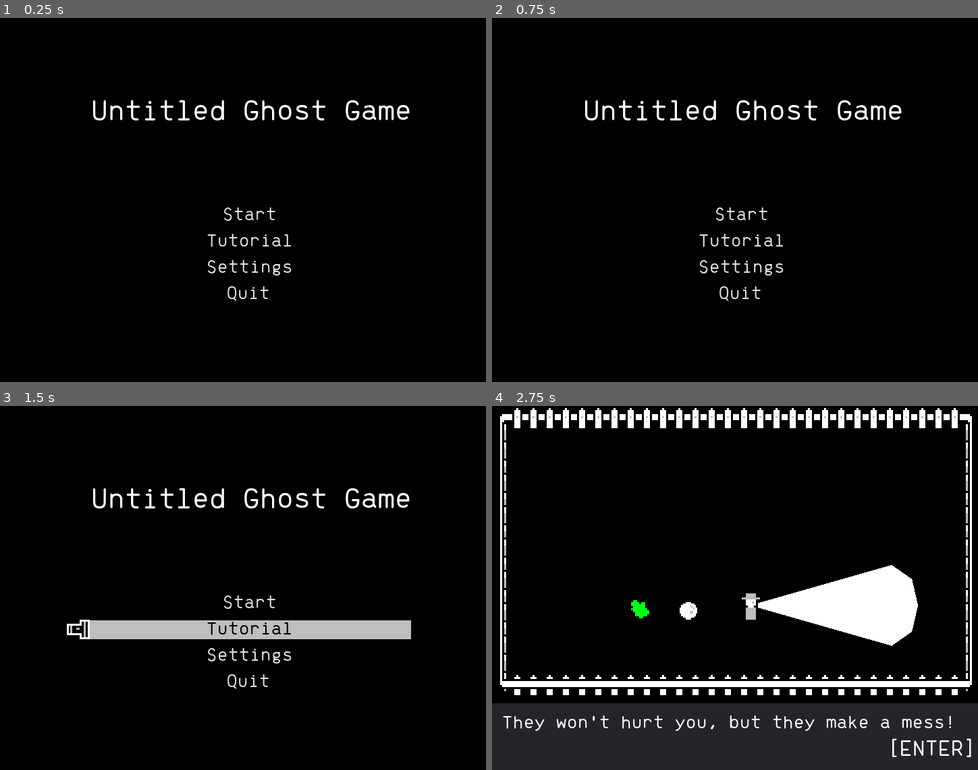
Above: before the commit, frames 1-4 (two rows, left to right).
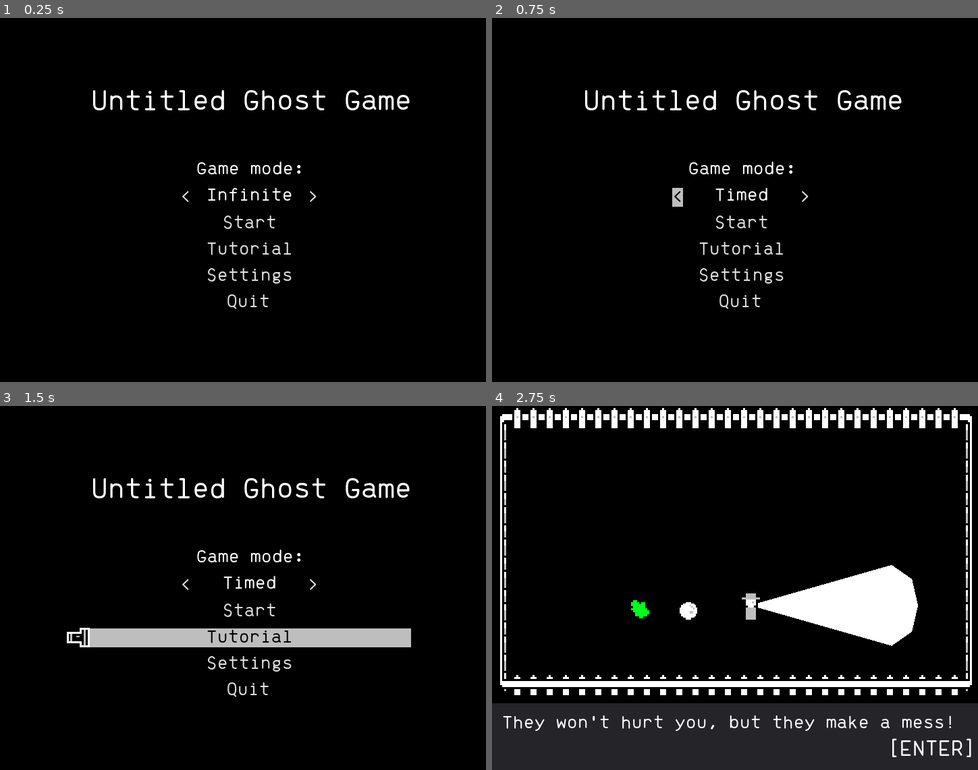
Above: after the commit, the same moments.

Repository: lucille-d/pixelles-2021
Game: Godot game, scene res://scenes/menus/Menu.tscn
Two runs of this game, one before a commit and one after it. Both use one fixed random seed, a clock stepped at 60 frames per second and the inputs below. Sound files missing from this copy of the repository are replaced by a short silence.
Inputs (mouse positions are in pixels of both pictures, inside the frame that each line leads up to):
- Up to frame 1 (0.25 s): no input
- Up to frame 2 (0.75 s): click (676, 196) at 0.5 s, where only the run after the commit has a clickable "<"
- Up to frame 3 (1.5 s): click "Tutorial" at 1.25 s
- Up to frame 4 (2.75 s): tap Enter (ui_accept) at 2, 2.27 s; move the mouse to (841, 569) at 2.02 s; hold D (move_right) from 2.03 s (still down); tap F (activate_light) at 2.1 s

The runs differ from the first frame. In frame 1, 3.1% of the frame differs, in the area x 19-85%, y 19-80%; in frame 2, 3.1%; in frame 3, 6.0%, in the area x 13-85%, y 19-80%; in frame 4, nothing differs.

Commit message:
(feat) added infinite mode

Diff:
--- a/scenes/levels/Game.gd
+++ b/scenes/levels/Game.gd
@@ -1,6 +1,7 @@
 extends Node2D
 
 onready var Ghost = preload("../nodes/Ghost.tscn")
+onready var ui_timer = $GUI/Timer
 onready var ui_timebar = $GUI/TimeBar
 onready var ui_chaosbar = $GUI/ChaosBar
 onready var goo_container = $GooContainer
@@ -13,21 +14,25 @@
 const LEVEL_TIME = 60 # seconds
 var current_time = 0
 var current_difficulty = 1
-const MAX_DIFFICULTY = 4
-const DIFFICULTY_TIER  = LEVEL_TIME / MAX_DIFFICULTY
+const MAX_DIFFICULTY = 8
+const DIFFICULTY_TIER  = 15 #LEVEL_TIME / MAX_DIFFICULTY
 
 const MAX_CHAOS = 100
 var current_chaos = 0
 
 func _ready():
 	Global.connect("pause", self, "on_pause")
+	if Global.game_mode == 1:
+		ui_timebar.show()
+		ui_timer.hide()
 
 func _process(delta):
 	current_time += delta
 	update_difficulty()
 	ui_timebar.value = min(100, current_time * 100 / LEVEL_TIME)
+	ui_timer.text = str(floor(current_time))
 
-	if current_time >= LEVEL_TIME:
+	if Global.game_mode == 1 and current_time >= LEVEL_TIME:
 		Global.end_game(true, current_time)
 
 	ghost_spawn_timer -= delta
--- a/scenes/levels/Game.tscn
+++ b/scenes/levels/Game.tscn
@@ -39,13 +39,29 @@
 
 [node name="GUI" type="CanvasLayer" parent="."]
 
-[node name="TimeBar" parent="GUI" instance=ExtResource( 5 )]
+[node name="Timer" type="Label" parent="GUI"]
+anchor_top = 1.0
+anchor_bottom = 1.0
+margin_left = 3.0
+margin_top = -15.0
+margin_right = 42.0
+margin_bottom = -2.0
+theme = ExtResource( 7 )
+text = "00"
+valign = 2
+__meta__ = {
+"_edit_use_anchors_": false
+}
 
 [node name="ChaosBar" parent="GUI" instance=ExtResource( 5 )]
-margin_left = 13.0
 margin_right = 53.0
 sprite_rect_x = 83
 colored = true
+
+[node name="TimeBar" parent="GUI" instance=ExtResource( 5 )]
+visible = false
+margin_left = 13.0
+margin_right = 53.0
 
 [node name="Controls" type="Panel" parent="GUI"]
 self_modulate = Color( 0, 0, 0, 1 )
--- a/scenes/menus/GameOver.gd
+++ b/scenes/menus/GameOver.gd
@@ -2,11 +2,16 @@
 
 onready var label = $VBoxContainer/Label
 onready var time_label = $VBoxContainer/TimeLabel
+onready var record_label = $VBoxContainer/RecordLabel
 
 func _ready():
-	if Global.has_won:
+	if Global.game_mode == 1 and Global.has_won:
 		label.text = "You made it!"
 	else:
-		label.text = "Slime is everywhere... You lost!"
+		label.text = "Slime is everywhere... It's over!"
 		time_label.text = "Time: " + str(floor(Global.finish_time)) + " seconds"
 		time_label.show()
+
+	if Global.game_mode == 2 and Global.new_record:
+		record_label.modulate = Global.accent_color
+		record_label.show()
--- a/scenes/menus/GameOver.tscn
+++ b/scenes/menus/GameOver.tscn
@@ -15,11 +15,8 @@
 }
 
 [node name="VBoxContainer" type="VBoxContainer" parent="."]
-anchor_left = 0.5
-anchor_right = 0.5
+anchor_right = 1.0
 anchor_bottom = 1.0
-margin_left = -50.0
-margin_right = 50.0
 alignment = 1
 __meta__ = {
 "_edit_use_anchors_": false
@@ -27,7 +24,7 @@
 
 [node name="Label" type="Label" parent="VBoxContainer"]
 margin_top = 71.0
-margin_right = 100.0
+margin_right = 240.0
 margin_bottom = 81.0
 text = "game over"
 align = 1
@@ -35,24 +32,44 @@
 
 [node name="TimeLabel" type="Label" parent="VBoxContainer"]
 visible = false
+margin_top = 71.0
+margin_right = 100.0
+margin_bottom = 81.0
+text = "Time: 0 seconds"
+align = 1
+
+[node name="RecordLabel" type="Label" parent="VBoxContainer"]
+visible = false
 margin_top = 78.0
 margin_right = 100.0
 margin_bottom = 88.0
-text = "Time: 0 seconds"
+text = "New record!"
 align = 1
 
-[node name="RestartButton" parent="VBoxContainer" instance=ExtResource( 3 )]
+[node name="HBoxContainer" type="HBoxContainer" parent="VBoxContainer"]
+margin_top = 85.0
+margin_right = 240.0
+margin_bottom = 109.0
+alignment = 1
+
+[node name="VBoxContainer" type="VBoxContainer" parent="VBoxContainer/HBoxContainer"]
+margin_left = 70.0
+margin_right = 170.0
+margin_bottom = 24.0
+rect_min_size = Vector2( 100, 0 )
+alignment = 1
+
+[node name="RestartButton" parent="VBoxContainer/HBoxContainer/VBoxContainer" instance=ExtResource( 3 )]
 anchor_right = 0.0
-margin_top = 85.0
 margin_right = 100.0
-margin_bottom = 95.0
+margin_bottom = 10.0
 text = "Restart"
 global_method = "start_game"
 
-[node name="MenuButton" parent="VBoxContainer" instance=ExtResource( 3 )]
+[node name="MenuButton" parent="VBoxContainer/HBoxContainer/VBoxContainer" instance=ExtResource( 3 )]
 anchor_right = 0.0
-margin_top = 99.0
+margin_top = 14.0
 margin_right = 100.0
-margin_bottom = 109.0
+margin_bottom = 24.0
 text = "Menu"
 global_method = "to_menu"
--- a/scenes/menus/HoverButton.gd
+++ b/scenes/menus/HoverButton.gd
@@ -15,7 +15,6 @@
 
 
 func _on_HoverButton_pressed():
-	print("click")
 	click_sound.play()
 
 func _on_ClickSound_finished():
--- /dev/null
+++ b/scenes/menus/Menu.gd
@@ -0,0 +1,22 @@
+extends Control
+
+onready var game_mode_label = $VBoxContainer/HBoxContainer/GameModeLabel
+
+func _ready():
+	update_game_mode_label()
+
+func _on_LeftArrow_pressed():
+	toggle_game_mode()
+
+func _on_RightArrow_pressed():
+	toggle_game_mode()
+
+func toggle_game_mode():
+	if Global.game_mode == 2:
+		Global.game_mode = 1
+	else:
+		Global.game_mode = 2
+	update_game_mode_label()
+
+func update_game_mode_label():
+	game_mode_label.text = "Timed" if Global.game_mode == 1 else "Infinite"
--- a/scenes/menus/Menu.tscn
+++ b/scenes/menus/Menu.tscn
@@ -1,8 +1,9 @@
-[gd_scene load_steps=5 format=2]
+[gd_scene load_steps=6 format=2]
 
 [ext_resource path="res://assets/regular.otf" type="DynamicFontData" id=1]
 [ext_resource path="res://assets/resources/theme.tres" type="Theme" id=2]
 [ext_resource path="res://scenes/menus/HoverButton.tscn" type="PackedScene" id=3]
+[ext_resource path="res://scenes/menus/Menu.gd" type="Script" id=4]
 
 [sub_resource type="DynamicFont" id=1]
 font_data = ExtResource( 1 )
@@ -12,6 +13,7 @@
 anchor_right = 1.0
 anchor_bottom = 1.0
 theme = ExtResource( 2 )
+script = ExtResource( 4 )
 __meta__ = {
 "_edit_use_anchors_": false
 }
@@ -28,43 +30,78 @@
 }
 
 [node name="Label" type="Label" parent="VBoxContainer"]
-margin_top = 36.0
+margin_top = 31.0
 margin_right = 152.0
-margin_bottom = 87.0
+margin_bottom = 64.0
 theme = ExtResource( 2 )
 custom_fonts/font = SubResource( 1 )
 text = "Untitled Ghost Game
-
 "
 align = 1
 
+[node name="Label2" type="Label" parent="VBoxContainer"]
+margin_top = 68.0
+margin_right = 152.0
+margin_bottom = 78.0
+text = "Game mode:"
+align = 1
+
+[node name="HBoxContainer" type="HBoxContainer" parent="VBoxContainer"]
+margin_top = 82.0
+margin_right = 152.0
+margin_bottom = 92.0
+alignment = 1
+
+[node name="LeftArrow" type="Button" parent="VBoxContainer/HBoxContainer"]
+margin_left = 42.0
+margin_right = 47.0
+margin_bottom = 10.0
+text = "<"
+
+[node name="GameModeLabel" type="Label" parent="VBoxContainer/HBoxContainer"]
+margin_left = 51.0
+margin_right = 101.0
+margin_bottom = 10.0
+rect_min_size = Vector2( 50, 0 )
+text = "Infinite"
+align = 1
+
+[node name="RightArrow" type="Button" parent="VBoxContainer/HBoxContainer"]
+margin_left = 105.0
+margin_right = 110.0
+margin_bottom = 10.0
+text = ">"
+
 [node name="StartButton" parent="VBoxContainer" instance=ExtResource( 3 )]
 anchor_right = 0.0
-margin_top = 91.0
+margin_top = 96.0
 margin_right = 152.0
-margin_bottom = 101.0
+margin_bottom = 106.0
 text = "Start"
 global_method = "start_game"
 
 [node name="TutorialButton" parent="VBoxContainer" instance=ExtResource( 3 )]
 anchor_right = 0.0
-margin_top = 105.0
+margin_top = 110.0
 margin_right = 152.0
-margin_bottom = 115.0
+margin_bottom = 120.0
 text = "Tutorial"
 global_method = "to_tutorial"
 
 [node name="SettingsButton" parent="VBoxContainer" instance=ExtResource( 3 )]
 anchor_right = 0.0
-margin_top = 119.0
+margin_top = 124.0
 margin_right = 152.0
-margin_bottom = 129.0
+margin_bottom = 134.0
 text = "Settings"
 
 [node name="QuitButton" parent="VBoxContainer" instance=ExtResource( 3 )]
 anchor_right = 0.0
-margin_top = 133.0
+margin_top = 138.0
 margin_right = 152.0
-margin_bottom = 143.0
+margin_bottom = 148.0
 text = "Quit"
 global_method = "quit"
+
+[connection signal="pressed" from="VBoxContainer/HBoxContainer/LeftArrow" to="." method="_on_LeftArrow_pressed"]
+[connection signal="pressed" from="VBoxContainer/HBoxContainer/RightArrow" to="." method="_on_RightArrow_pressed"]
--- a/scripts/Global.gd
+++ b/scripts/Global.gd
@@ -8,8 +8,12 @@
 onready var MenuScene = preload("res://scenes/menus/Menu.tscn")
 onready var SettingsScene = preload("res://scenes/menus/Settings.tscn")
 
+var game_mode = 2 # 1 = 60 secondes, 2 = infinite
+
 var has_won = true
 var finish_time = -1
+var best_time = -1
+var new_record = true
 
 const DEFAULT_ACCENT_COLOR = Color("#00ff1b")
 var accent_color = DEFAULT_ACCENT_COLOR
@@ -37,7 +41,12 @@
 
 func end_game(win, time):
 	has_won = win
-	finish_time = time
+	finish_time = floor(time)
+	if Global.game_mode == 2 and finish_time > best_time:
+		best_time = finish_time
+		new_record = true
+	else:
+		new_record = false
 	get_tree().change_scene_to(GameOverScene)
 
 func to_menu():
